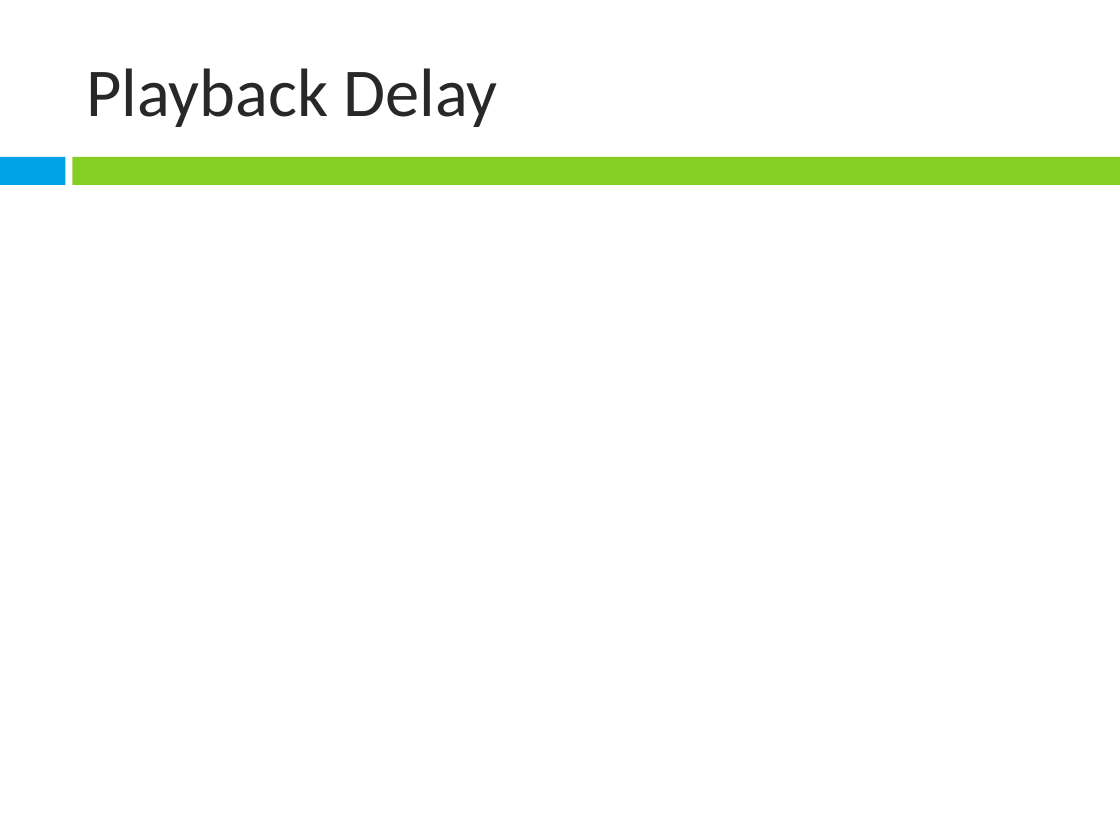
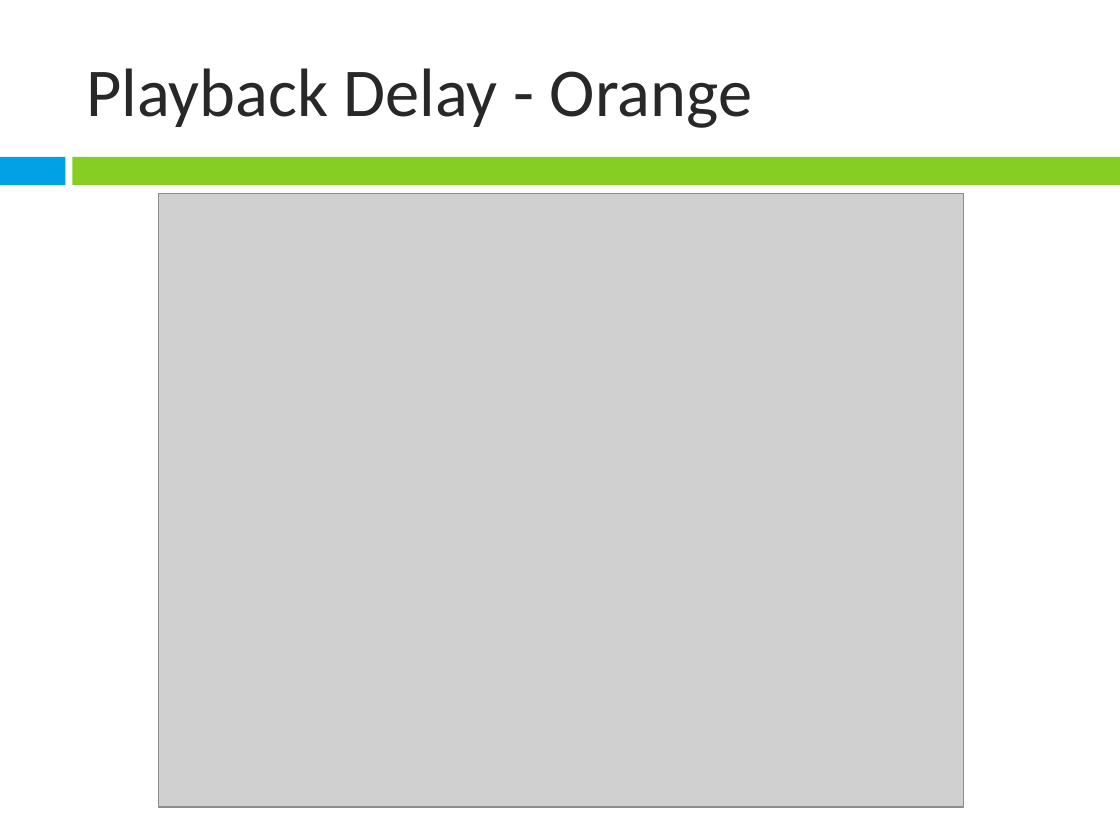
Before and after one commit to janeriongcol/ndsg-chupacabra, a slide deck: slide 73 of Presentations/Mock Presentation.pptx (slide 70 before the commit). Drawn at 1120x840 pixels with LibreOffice and Linux fonts; fonts in the diff are those of the drawing; grey boxes stand for pictures. Boxes give left, top, right and bottom in pixels: in the first picture for what was removed or moved away, otherwise in the second. Text is boxed around its words. In the diff, an @@ line names an element or a change of style, - is before the commit and + after.

```diff
--- a/Presentations/Mock Presentation.pptx
+++ b/Presentations/Mock Presentation.pptx
@@ title at (x1=86, y1=68, x2=752, y2=128): text changed @@
-Playback Delay
+Playback Delay - Orange
@@ picture added at (x1=158, y1=194, x2=963, y2=808) @@
```
Also in this commit, not shown: 15 other slides changed, 3 slides added.
